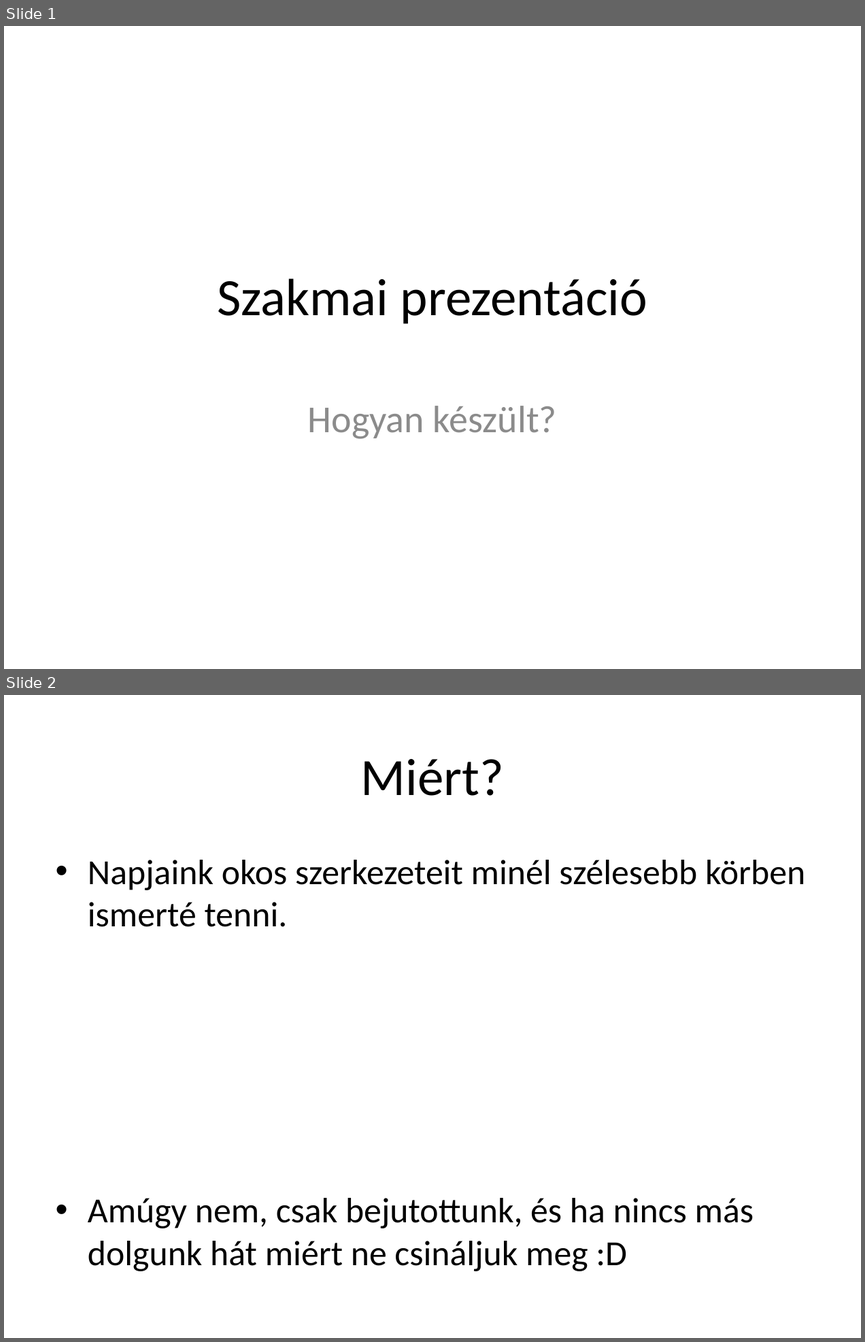
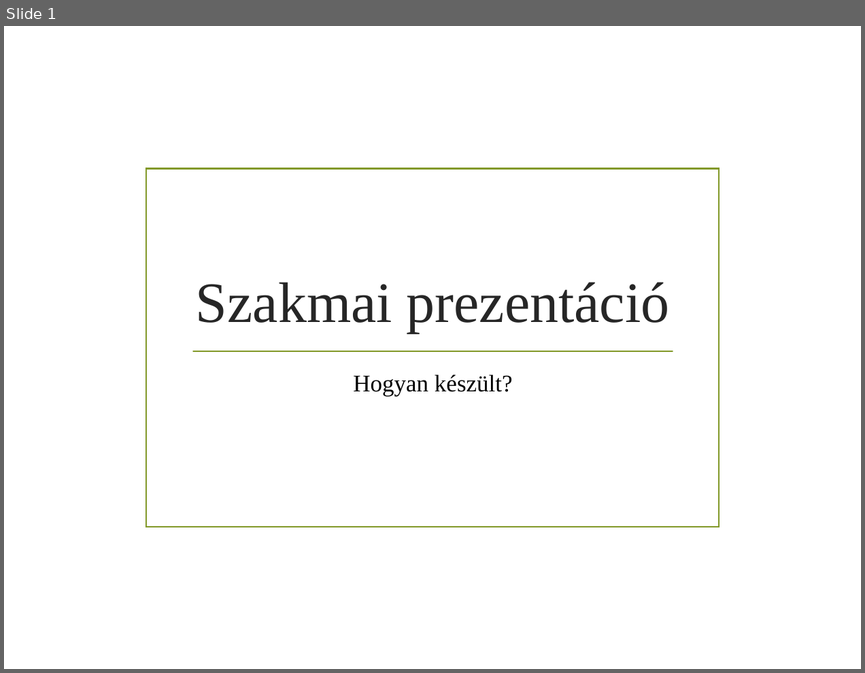
Before and after one commit to tamas9731/Infoverseny, a slide deck: Szakmai prezentáció.pptx. Shown one above the other, each under a label of ours: slides 1 and 2 before the commit, slide 1 after it. The pictures are 865x1342 and 865x673 pixels, drawn with LibreOffice and Linux fonts; fonts in the diff are those of the drawing; background and template pictures are left out. Boxes give left, top, right and bottom in pixels: in the first picture for what was removed or moved away, otherwise in the second. Text is boxed around its words. In the diff, an @@ line names an element or a change of style, - is before the commit and + after.

```diff
--- a/Szakmai prezentáció.pptx
+++ b/Szakmai prezentáció.pptx
@@ slide 2 removed at [4, 695, 861, 1338], background #FFFFFF @@
@@ title removed at [361, 759, 504, 796] @@
-Miért?
@@ text removed at [88, 860, 805, 1271] @@
-• Napjaink okos szerkezeteit minél szélesebb körben ismerté tenni.
-• Amúgy nem, csak bejutottunk, és ha nincs más dolgunk hát miért ne csináljuk meg :D
@@ slide 1 changed as well @@
@@ rectangle added at [146, 168, 719, 526], outline #83992A 1.25 pt @@
@@ title "Szakmai prezentáció": place and size @@
-title "Szakmai prezentáció" at [217, 278, 647, 324]
+title "Szakmai prezentáció" at [196, 282, 669, 333]
@@ title "Szakmai prezentáció" at [196, 282, 669, 333]: size 44 to 48 pt, font Calibri to Times New Roman, text colour #000000 to #262626; vertical alignment middle to bottom @@
@@ line added from (193, 352) to (672, 352), #83992A 1.25 pt @@
@@ subtitle "Hogyan készült?": place and size @@
-subtitle "Hogyan készült?" at [308, 405, 557, 439]
+subtitle "Hogyan készült?" at [353, 374, 513, 396]
@@ subtitle "Hogyan készült?" at [353, 374, 513, 396]: size 32 to 20 pt, font Calibri to Times New Roman, text colour #8C8C8C to #000000; more space between paragraphs @@
```
Also in this commit, not shown: 6 other slides changed, 1 slide added, 1 other slide removed.
